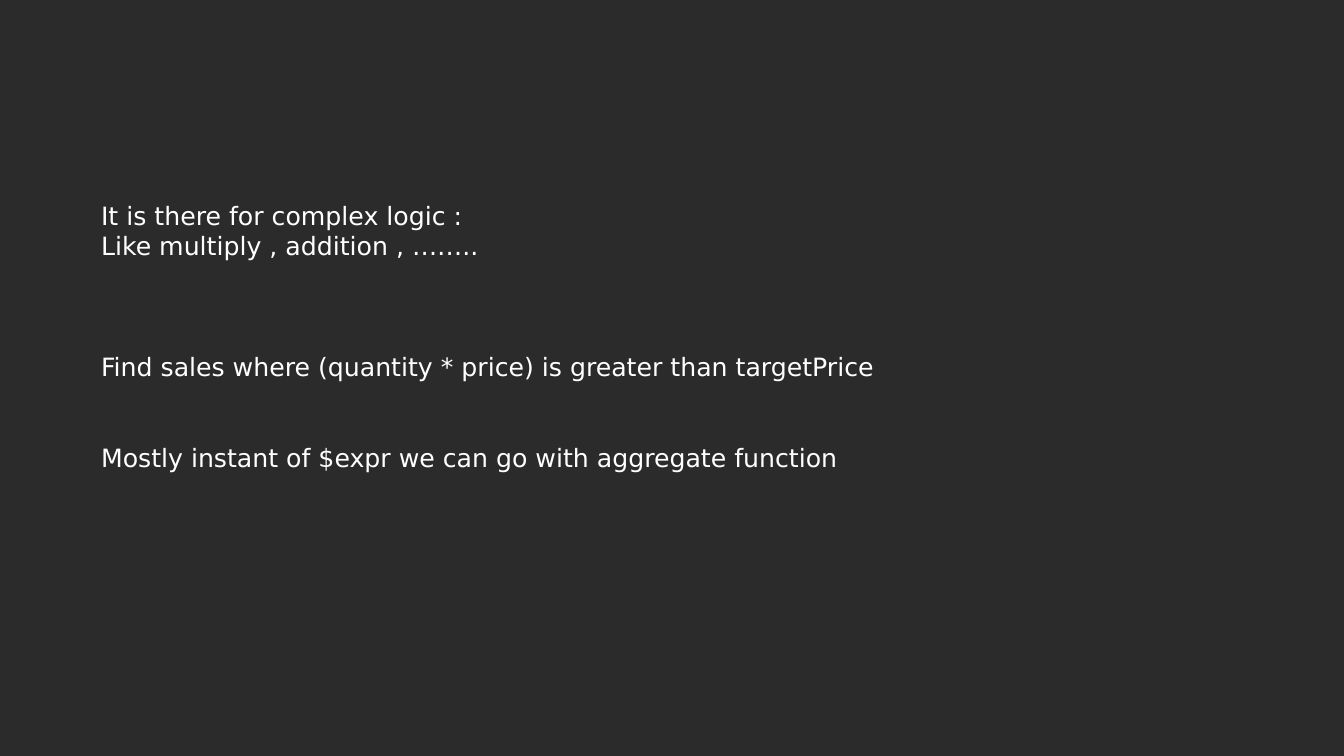
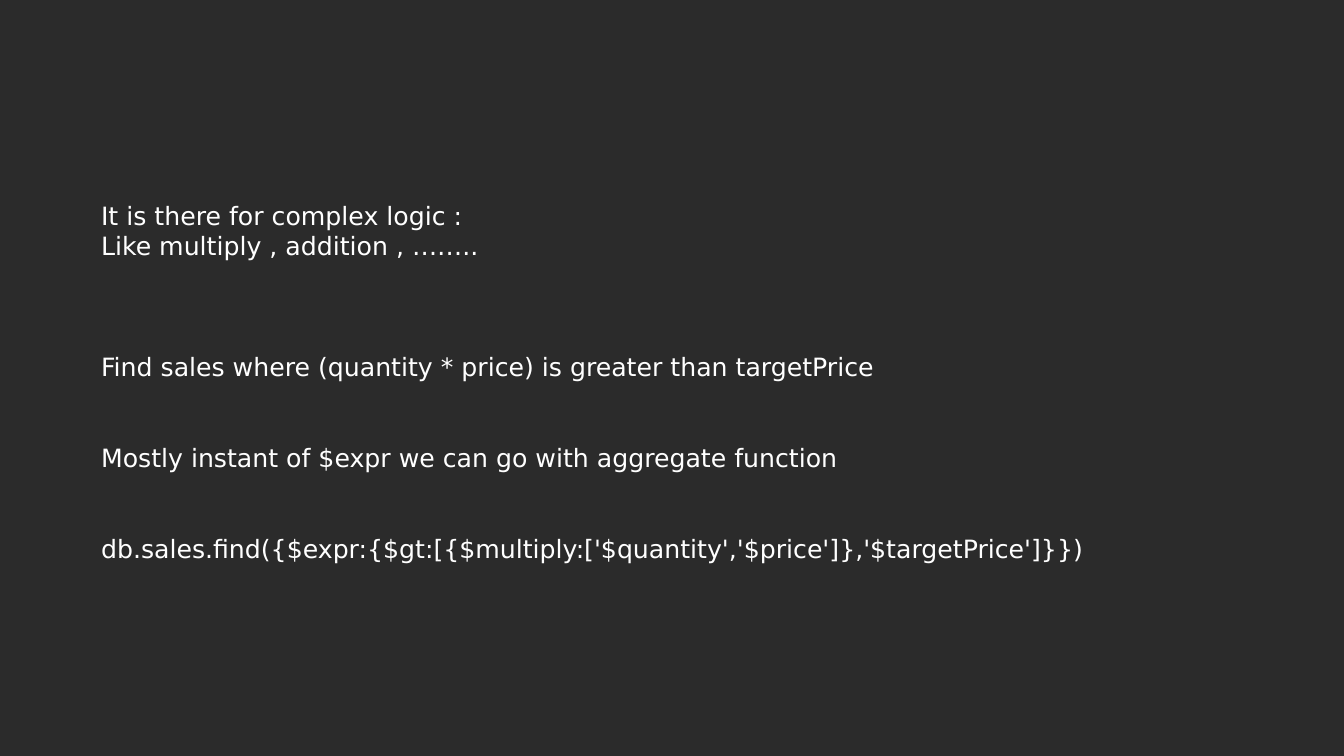
Before and after one commit to NehaTiwari2000/DBMS, a slide deck: slide 55 of MongoDB Commnads/MongoDB Course Neha.pptx (slide 54 before the commit). Drawn at 1344x756 pixels with LibreOffice and Linux fonts; fonts in the diff are those of the drawing; background and template pictures are left out; a plain dark background stands for a picture behind light text. Boxes give left, top, right and bottom in pixels: in the first picture for what was removed or moved away, otherwise in the second. Text is boxed around its words. In the diff, an @@ line names an element or a change of style, - is before the commit and + after.

```diff
--- a/MongoDB Commnads/MongoDB Course Neha.pptx
+++ b/MongoDB Commnads/MongoDB Course Neha.pptx
@@ text at <box>101,539,1083,564</box>: paragraph added @@
+db.sales.find({$expr:{$gt:[{$multiply:['$quantity','$price']},'$targetPrice']}})
```
Also in this commit, not shown: 12 other slides changed, 19 slides added, 2 other files.
